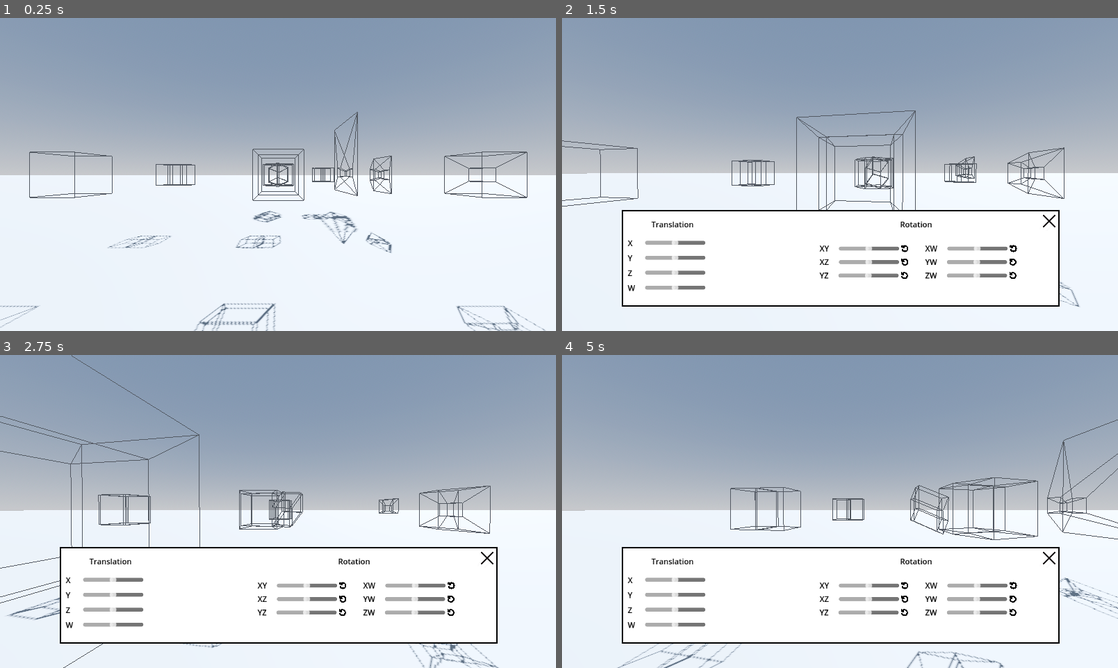
Above: before the commit, frames 1-4 (two rows, left to right).
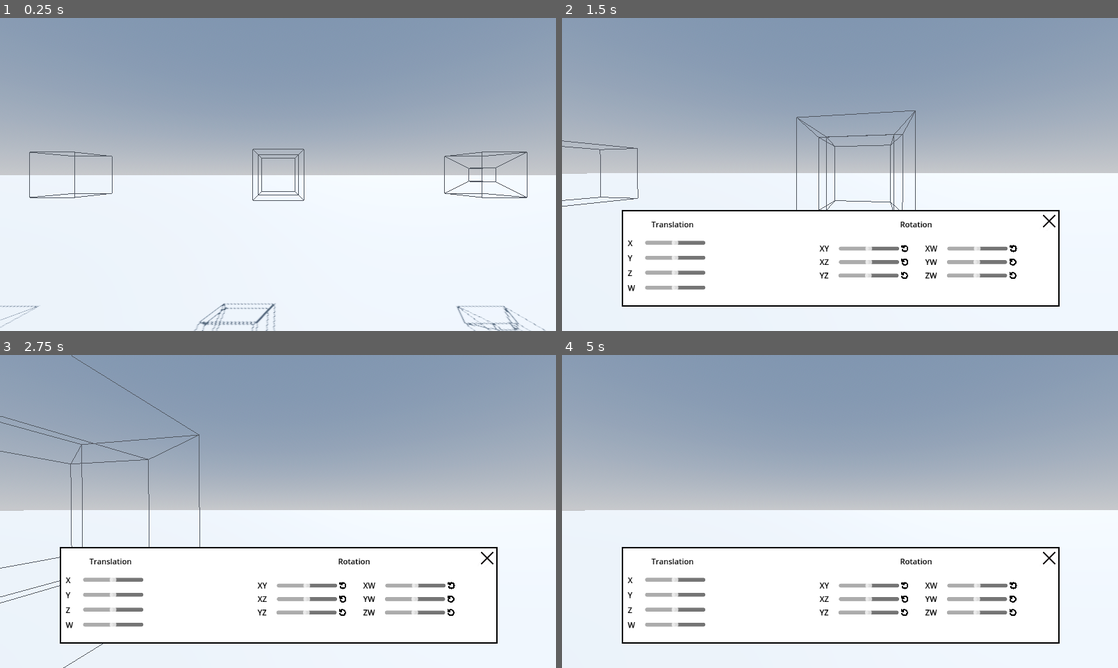
Above: after the commit, the same moments.

Repository: Stantrh/Projet_Tutore_4D_VR_KOMODZINSKI_RYSAK_TROHA
Game: Godot game, scene res://Scenes/world.tscn
The game is run twice, just before and just after one commit, with the same random seed, the same clock (stepped at 60 frames per second) and the same inputs.
Inputs (mouse positions are in pixels of both pictures, inside the frame that each line leads up to):
- Up to frame 1 (0.25 s): no input
- Up to frame 2 (1.5 s): move the mouse to (867, 174) at 0.52 s; hold W (move_forward) from 0.53 s (still down); click (867, 174) at 0.6 s; move the mouse to (812, 174) at 1.27 s; click (812, 174) at 1.35 s
- Up to frame 3 (2.75 s): move the mouse to (333, 442) at 2.02 s; release W (move_forward) at 2.03 s; hold D (move_right) from 2.03 s (still down); click (333, 442) at 2.1 s
- Up to frame 4 (5 s): move the mouse to (812, 574) at 2.77 s; release D (move_right) at 2.78 s; hold W (move_forward) 2.78-3.53 s; click (812, 574) at 2.85 s; move the mouse to (1006, 558) at 3.52 s; hold A (move_left) from 3.53 s (still down); click (1006, 558) at 3.6 s; move the mouse to (673, 464) at 4.27 s; click (673, 464) at 4.35 s

The runs differ from the first frame. In frame 1, 1.4% of the frame differs, in the area x 19-71%, y 30-76%; in frame 2, 0.8%; in frame 3, 1.4%; in frame 4, 1.9%, in the area x 10-100%, y 20-100%.

Commit message:
Ajout des interactions pour les translations, fix collision

Diff:
--- a/app4d/Scenes/hyper_cube.tscn
+++ b/app4d/Scenes/hyper_cube.tscn
@@ -3,13 +3,10 @@
 [ext_resource type="Script" path="res://Scripts/hyper_cube.gd" id="1_v1v16"]
 
 [sub_resource type="BoxShape3D" id="BoxShape3D_o0t87"]
+size = Vector3(2, 2, 2)
 
 [node name="HyperCube" type="Node3D" groups=["Hyperfigure"]]
 script = ExtResource("1_v1v16")
-is_rotate = null
-rotation_angle = null
-is_solid = null
-projection_mode = null
 
 [node name="Area3D" type="Area3D" parent="."]
 
--- a/app4d/Scenes/translation_4d.tscn
+++ /dev/null
@@ -1,6 +0,0 @@
-[gd_scene load_steps=2 format=3 uid="uid://dl4umyklgy5u4"]
-
-[ext_resource type="Script" path="res://Scripts/translation_4d.gd" id="1_5e2bq"]
-
-[node name="Translation4D" type="Node3D"]
-script = ExtResource("1_5e2bq")
--- a/app4d/Scenes/ui.tscn
+++ b/app4d/Scenes/ui.tscn
@@ -99,7 +99,8 @@
 layout_mode = 2
 size_flags_horizontal = 0
 size_flags_vertical = 4
-min_value = -100.0
+min_value = -10.0
+max_value = 10.0
 
 [node name="HBoxContainer2" type="HBoxContainer" parent="ReferenceRect/ColorRect/Translation"]
 layout_mode = 2
@@ -125,7 +126,8 @@
 layout_mode = 2
 size_flags_horizontal = 4
 size_flags_vertical = 4
-min_value = -100.0
+min_value = -10.0
+max_value = 10.0
 
 [node name="HBoxContainer3" type="HBoxContainer" parent="ReferenceRect/ColorRect/Translation"]
 layout_mode = 2
@@ -152,7 +154,8 @@
 layout_mode = 2
 size_flags_horizontal = 4
 size_flags_vertical = 4
-min_value = -100.0
+min_value = -10.0
+max_value = 10.0
 
 [node name="HBoxContainer4" type="HBoxContainer" parent="ReferenceRect/ColorRect/Translation"]
 layout_mode = 2
--- a/app4d/Scenes/world.tscn
+++ b/app4d/Scenes/world.tscn
@@ -34,70 +34,14 @@
 
 [node name="HyperCubeO" parent="." instance=ExtResource("1_gh55x")]
 transform = Transform3D(1, 0, 0, 0, 1, 0, 0, 0, 1, -10, 5, 0)
-is_rotate = false
-rotation_angle = 90
-is_solid = false
 projection_mode = 2
-
-[node name="HyperCubeOR" parent="." instance=ExtResource("1_gh55x")]
-transform = Transform3D(1, 0, 0, 0, 1, 0, 0, 0, 1, -10, 5, -10)
-is_rotate = true
-rotation_angle = 90
-is_solid = false
-projection_mode = 2
-
-[node name="HyperCubeOT" parent="." instance=ExtResource("1_gh55x")]
-is_rotate = true
-rotation_angle = 90
-is_solid = false
-projection_mode = 2
-is_translate = true
-vect_translate = Vector4(-10, 5, -20, 0)
 
 [node name="HyperCubeP" parent="." instance=ExtResource("1_gh55x")]
 transform = Transform3D(1, 0, 0, 0, 1, 0, 0, 0, 1, 0, 5, 0)
-is_rotate = false
-rotation_angle = 90
-is_solid = false
-projection_mode = 0
-
-[node name="HyperCubePR" parent="." instance=ExtResource("1_gh55x")]
-transform = Transform3D(1, 0, 0, 0, 1, 0, 0, 0, 1, 0, 5, -10)
-is_rotate = true
-rotation_angle = 90
-is_solid = false
-projection_mode = 0
-
-[node name="HyperCubePT" parent="." instance=ExtResource("1_gh55x")]
-is_rotate = true
-rotation_angle = 90
-is_solid = false
-projection_mode = 0
-is_translate = true
-vect_translate = Vector4(0, 5, -20, 0)
 
 [node name="HyperCubeS" parent="." instance=ExtResource("1_gh55x")]
 transform = Transform3D(1, 0, 0, 0, 1, 0, 0, 0, 1, 10, 5, 0)
-is_rotate = false
-rotation_angle = 90
-is_solid = false
 projection_mode = 1
-
-[node name="HyperCubeSR" parent="." instance=ExtResource("1_gh55x")]
-transform = Transform3D(1, 0, 0, 0, 1, 0, 0, 0, 1, 10, 5, -10)
-is_rotate = true
-rotation_angle = 90
-is_solid = false
-projection_mode = 1
-
-[node name="HyperCubeST" parent="." instance=ExtResource("1_gh55x")]
-transform = Transform3D(1, 0, 0, 0, 1, 0, 0, 0, 1, 10, 5, -20)
-is_rotate = true
-rotation_angle = 90
-is_solid = false
-projection_mode = 1
-is_translate = true
-vect_translate = Vector4(0.5, 0.5, 0.5, 0)
 
 [node name="CharacterView" parent="." instance=ExtResource("2_wfvje")]
 transform = Transform3D(1, 0, 0, 0, 1, 0, 0, 0, 1, 0, 5, 10)
--- a/app4d/Scripts/hyper_cube.gd
+++ b/app4d/Scripts/hyper_cube.gd
@@ -43,26 +43,28 @@
 @export var is_solid = false  # Affichage plein ou filaire
 @export var projection_mode: int = 0  # 0: Perspective, 1: Stéréographique, 2: Orthogonale
 
-# on importe la fonction de translation
-var translation4D = preload("res://Scripts/translation_4d.gd")
+# pour la translation
 @export var is_translate = false # Activer la translation
 @export var vect_translate = Vector4(0, 0, 0, 0) # Vecteur de translation
+var collision_shape = Node
 
 @onready var camera = $"../CharacterView/Camera3D"
-@onready var translater = "res://Scenes/translation_4d.tscn"
 
 
 var mesh_instance: MeshInstance3D
 
 func _ready():
+	collision_shape = $Area3D/CollisionShape3D
 	mesh_instance = MeshInstance3D.new()
 	add_child(mesh_instance)
 	update_hypercube()
 
 
 func _process(delta):
-	if rotation_angle:
-		rotation_angle+=delta
+	if is_rotate:
+		rotation_angle += delta
+		if is_double_rotate:
+			rotation_angle2 += delta
 	update_hypercube()
 
 
@@ -70,11 +72,12 @@
 	# Transformer les sommets
 	var new_vertices = []
 	if is_translate:
+		print("Position actuelle du Node3D : " + str(global_position))
 		for vertex in dynamic_vertices:
-			var new_vect = translation4D.translate_4d(vertex, vect_translate)
-			#print("Vecteur : " + str(vertex) + " new vecteur : " + str(new_vect))
+			var new_vect = translate_4d(vertex, vect_translate)
 			new_vertices.append(new_vect)
 		dynamic_vertices = new_vertices
+		apply_translation(vect_translate)
 	elif is_rotate:
 		for vertex in dynamic_vertices:
 			new_vertices.append(rotate_4d(vertex, rotation_angle, axe_a, axe_b, rotation_angle2, axe2_a, axe2_b))
@@ -89,6 +92,9 @@
 	else:
 		mesh = build_wireframe_hypercube_mesh(new_vertices)
 	mesh_instance.mesh = mesh
+	if is_translate:
+		print("Vecteur de translation : " + str(vect_translate))
+		print("Position après transformation : " + str(global_position))
 
 	if is_translate:
 		is_translate = false
@@ -184,6 +190,16 @@
 	return Vector3(point_4d.x, point_4d.y, point_4d.z)
 
 
+func translate_4d(vect: Vector4, vect_translation: Vector4) -> Vector4:
+	return vect + vect_translation
+
+# on utilise cette méthode pour déplacer le node3d de sorte à ce qu'il soit au même endroit dans l'espace 3D
+# que la projection de l'hypercube
+func apply_translation(vect: Vector4):
+	var vect_3d = Vector3(vect.x, vect.y, vect.z)
+	collision_shape.global_transform.origin += vect_3d
+
+
 func rotate_4d(point: Vector4, angle1: float, axis1_a: int, axis1_b: int, angle2: float, axis2_a: int, axis2_b: int) -> Vector4:
 	var cos_theta1 = cos(angle1)
 	var sin_theta1 = sin(angle1)
--- a/app4d/Scripts/translation_4d.gd
+++ /dev/null
@@ -1,4 +0,0 @@
-extends Node3D
-
-static func translate_4d(vect: Vector4, vect_translation: Vector4) -> Vector4:
-	return vect + vect_translation
--- a/app4d/Scripts/ui.gd
+++ b/app4d/Scripts/ui.gd
@@ -12,7 +12,7 @@
 ]
 
 # Pour les sliders, on garde les positions des sliders précédents dans un tableau qu'on actualise
-var prev_translation_pos_slider = [0.0, 0.0, 0.0, 0.0]
+var prev_translation_pos = {}
 
 
 # Called when the node enters the scene tree for the first time.
@@ -26,54 +26,92 @@
 
 
 func _on_translation_x_slider_value_changed(value):
-	# on utilise node_controlled pour accéder au node3D représentant l'hypercube
-	# à partir de la propriété value du slider, on crée un vecteur de translation
-	print("X : " + str(value))
-	var delta_x = value - prev_translation_pos_slider[0] # le delta, pour savoir si on avance ou recule
-	prev_translation_pos_slider[0] = value
-	print("Objet : " + str(object_controlled))
+	# on vérifie si l'objet actuellement sélectionné n'est pas nul (cas où on ferme l'interface)
 	if object_controlled != null:
+
+		print("X : " + str(value))
+
+		if not prev_translation_pos.has(object_controlled): # si c'est la première fois qu'on touche à cette hypercube
+			prev_translation_pos[object_controlled] = [0.0, 0.0, 0.0, 0.0]
+		# on récupère le tableau dans tous les cas, soit 0.0 si on vient de l'initialiser, soit les précédentes valeurs
+		var prev_translation_pos_slider = prev_translation_pos[object_controlled]
+
+		var delta_x = value - prev_translation_pos_slider[0] # le delta, pour savoir si on avance ou recule, en haut ou en bas, etc.
+		prev_translation_pos_slider[0] = value
+
 		object_controlled.vect_translate = Vector4(delta_x, 0, 0, 0)
 		object_controlled.is_translate = true
 
+
 func _on_translation_y_slider_value_changed(value):
-	# on utilise node_controlled pour accéder au node3D représentant l'hypercube
-	# à partir de la propriété value du slider, on crée un vecteur de translation
-	print("Y : " + str(value))
-	var delta_y = value - prev_translation_pos_slider[1]
-	prev_translation_pos_slider[1] = value
+	# on vérifie si l'objet actuellement sélectionné n'est pas nul (cas où on ferme l'interface)
+	if object_controlled != null:
 
-	if object_controlled != null:
+		print("Y : " + str(value))
+		if not prev_translation_pos.has(object_controlled): # si c'est la première fois qu'on touche à cette hypercube
+			prev_translation_pos[object_controlled] = [0.0, 0.0, 0.0, 0.0]
+		# on récupère le tableau dans tous les cas, soit 0.0 si on vient de l'initialiser, soit les précédentes valeurs
+		var prev_translation_pos_slider = prev_translation_pos[object_controlled]
+
+		var delta_y = value - prev_translation_pos_slider[1] # le delta, pour savoir si on avance ou recule, en haut ou en bas, etc.
+		prev_translation_pos_slider[1] = value
+
 		object_controlled.vect_translate = Vector4(0, delta_y, 0, 0)
 		object_controlled.is_translate = true
 
+
 func _on_translation_z_slider_value_changed(value):
-	# on utilise node_controlled pour accéder au node3D représentant l'hypercube
-	# à partir de la propriété value du slider, on crée un vecteur de translation
-	print("Z : " + str(value))
-	var delta_z = value - prev_translation_pos_slider[2]
-	prev_translation_pos_slider[2] = value
+	# on vérifie si l'objet actuellement sélectionné n'est pas nul (cas où on ferme l'interface)
+	if object_controlled != null:
+		print("Z : " + str(value))
+		if not prev_translation_pos.has(object_controlled): # si c'est la première fois qu'on touche à cette hypercube
+			prev_translation_pos[object_controlled] = [0.0, 0.0, 0.0, 0.0]
+		# on récupère le tableau dans tous les cas, soit 0.0 si on vient de l'initialiser, soit les précédentes valeurs
+		var prev_translation_pos_slider = prev_translation_pos[object_controlled]
 
-	if object_controlled != null:
+		var delta_z = value - prev_translation_pos_slider[2] # le delta, pour savoir si on avance ou recule, en haut ou en bas, etc.
+		prev_translation_pos_slider[2] = value
+
 		object_controlled.vect_translate = Vector4(0, 0, delta_z, 0)
 		object_controlled.is_translate = true
 
 func _on_translation_w_slider_value_changed(value):
-	# on utilise node_controlled pour accéder au node3D représentant l'hypercube
-	# à partir de la propriété value du slider, on crée un vecteur de translation
-	print("W : " + str(value))
-	var delta_w = value - prev_translation_pos_slider[3]
-	prev_translation_pos_slider[3] = value
+	# on vérifie si l'objet actuellement sélectionné n'est pas nul (cas où on ferme l'interface)
+	if object_controlled != null:
+		print("W : " + str(value))
+		if not prev_translation_pos.has(object_controlled): # si c'est la première fois qu'on touche à cette hypercube
+			prev_translation_pos[object_controlled] = [0.0, 0.0, 0.0, 0.0]
+		# on récupère le tableau dans tous les cas, soit 0.0 si on vient de l'initialiser, soit les précédentes valeurs
+		var prev_translation_pos_slider = prev_translation_pos[object_controlled]
 
-	if object_controlled != null:
+		var delta_w = value - prev_translation_pos_slider[3] # le delta, pour savoir si on avance ou recule, en haut ou en bas, etc.
+		prev_translation_pos_slider[3] = value
+
 		object_controlled.vect_translate = Vector4(0, 0, 0, delta_w)
 		object_controlled.is_translate = true
+
+
+
+func open_interface(object):
+	# pour garder les emplacements des sliders selon l'hypercube
+	if prev_translation_pos.has(object):
+		var slider_pos_array = prev_translation_pos[object]
+		var indice = 0
+		for translation_slider in translation_sliders:
+			translation_slider.value = slider_pos_array[indice]
+			indice += 1
+	else:
+		print("HEYYYY C'EST DU 0. Vide ? : " + str(prev_translation_pos.size()))
+		for translation_slider in translation_sliders:
+			translation_slider.value = 0
+	visible = true
+	object_controlled = object
+	Input.set_mouse_mode(Input.MOUSE_MODE_VISIBLE)
+
 
 func _on_close_button_pressed():
 	object_controlled = null
 	Input.set_mouse_mode(Input.MOUSE_MODE_CAPTURED)
 	visible = false
-	for translation_slider in translation_sliders :
-		translation_slider.value = 0
 	for rotation_slider in rotation_sliders :
 		rotation_slider.value = 0
--- a/app4d/Scripts/world.gd
+++ b/app4d/Scripts/world.gd
@@ -12,6 +12,5 @@
 
 
 func _on_character_view_object_selected(object):
-	$CanvasLayer/UI.visible = true
-	$CanvasLayer/UI.object_controlled = object
-	Input.set_mouse_mode(Input.MOUSE_MODE_VISIBLE)
+	# on déploie l'interface en initialisant l'objet
+	$CanvasLayer/UI.open_interface(object)
--- a/app4d/project.godot
+++ b/app4d/project.godot
@@ -25,7 +25,7 @@
 folder_colors={
 "res://Assets/": "blue",
 "res://Scenes/": "green",
-"res://Scripts/": "yellow"
+"res://Scripts/": "pink"
 }
 
 [global_group]
